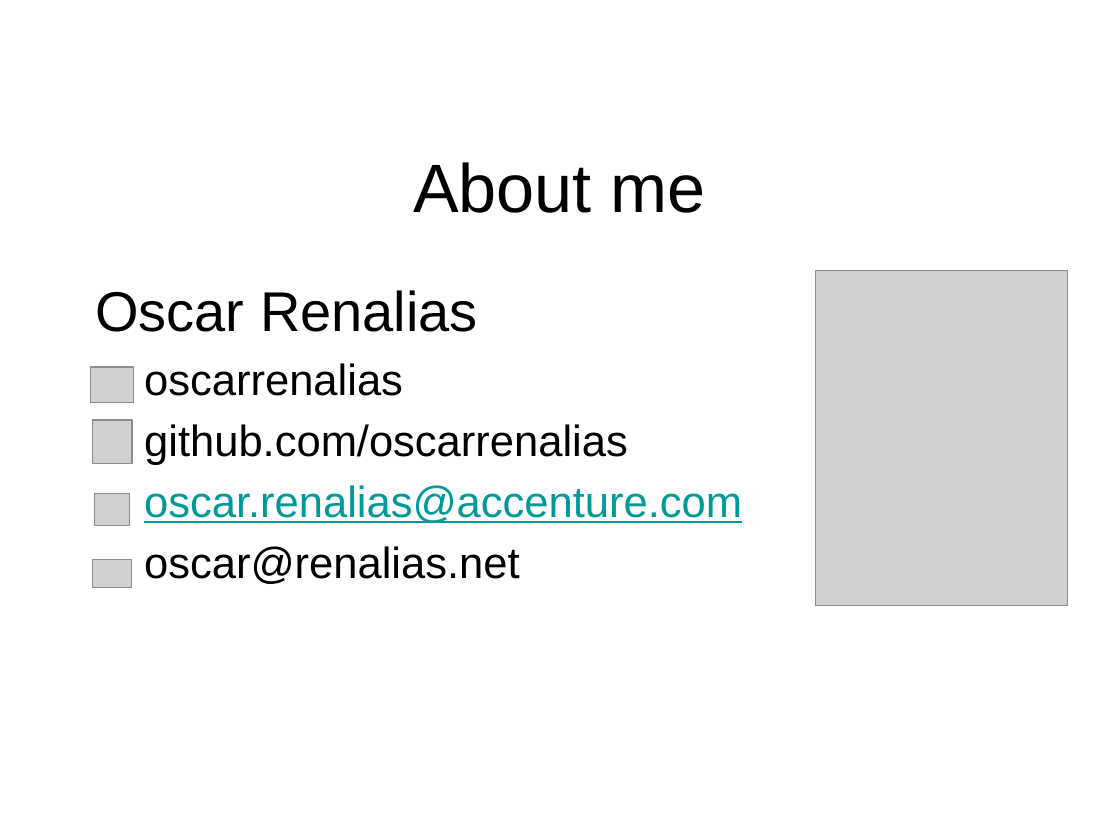
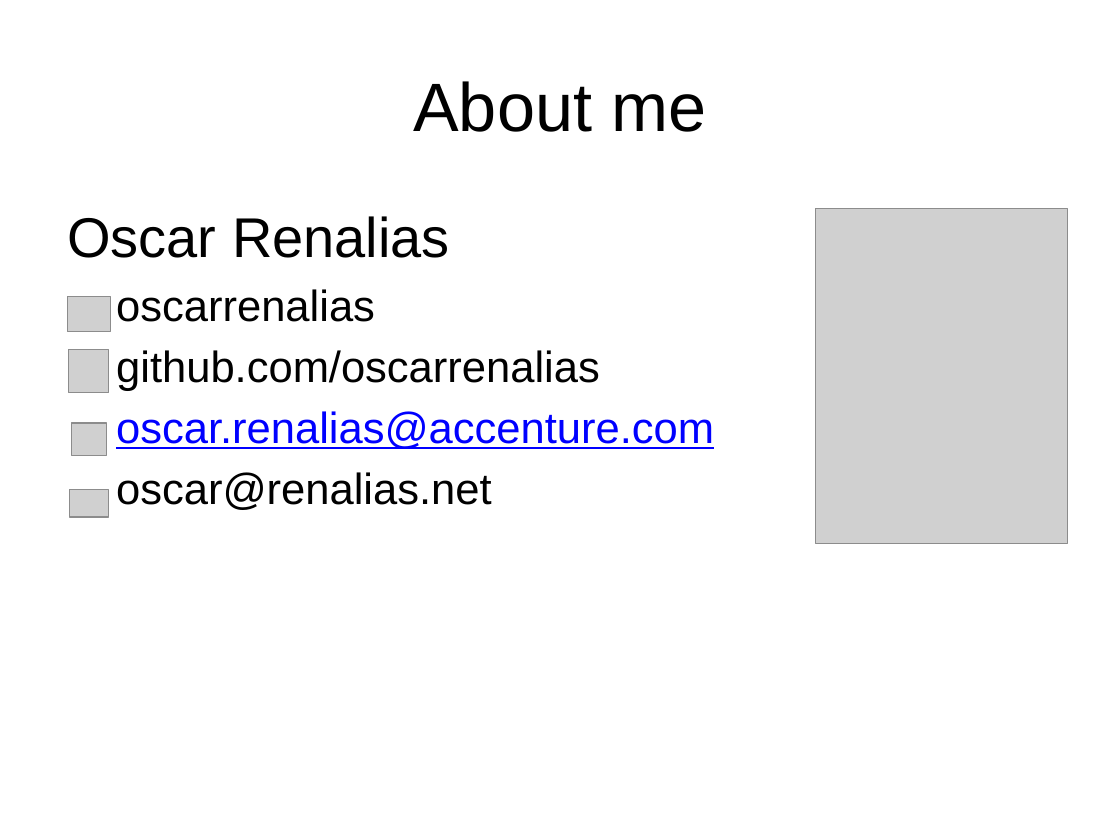
Before and after one commit to oscarrenalias/wjax-2012-play-async-apps, a slide deck: slide 2 of presentation/Asynchronous web apps with Play Framework 2.0.potx. Drawn at 1120x840 pixels with LibreOffice and Linux fonts; fonts in the diff are those of the drawing; grey boxes stand for pictures; background and template pictures are left out. Boxes give left, top, right and bottom in pixels: in the first picture for what was removed or moved away, otherwise in the second. Text is boxed around its words. In the diff, an @@ line names an element or a change of style, - is before the commit and + after.

```diff
--- a/presentation/Asynchronous web apps with Play Framework 2.0.potx
+++ b/presentation/Asynchronous web apps with Play Framework 2.0.potx
@@ title "About me": place and size @@
-title "About me" at (413,162,706,213)
+title "About me" at (413,81,706,132)
@@ text "Oscar Renalias": place and size @@
-text "Oscar Renalias" at (95,290,742,584)
+text "Oscar Renalias" at (67,216,714,510)
@@ picture: place and size @@
-picture at (815,270,1067,605)
+picture at (815,208,1067,543)
@@ text at (116,411,714,449): text colour #009999 to #0000FF in "oscar.renalias@accenture.com" @@
@@ picture: place and size @@
-picture at (94,494,129,526)
+picture at (72,423,106,456)
@@ 3 pictures: place and size @@
-3 pictures at (91,367,133,588)
+3 pictures at (67,297,110,517)
```
Also in this commit, not shown: 8 other slides changed, 10 slides added, 5 slides removed.
